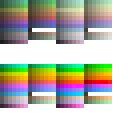
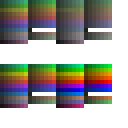
The second w=128, h=128 image is a revision of the first. Changes to its layers:
renamed "Layer 18" to "Layer 21", painted on it over [56, 64, 112, 108]
renamed "Layer 17" to "Layer 20", moved it above "Layer 19", painted on it over [0, 64, 56, 108]
renamed "Layer 16" to "Layer 19", painted on it over [56, 0, 112, 44]
painted on "Layer 14" over [0, 0, 56, 44]
